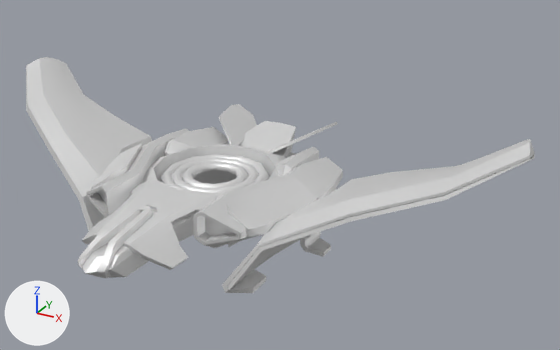
The glTF model glb/legphoenix.glb: old version first, new version second.
The view is the same before and after, from a 50 mm camera at (86.5, -127.3, 80.5) aimed at (13.9, 4.7, 14.5). Lighting does not change. The marker at lower left points along +X, +Y and +Z. The picture after the commit comes second. Both versions are drawn at frame 0 of the action 'ActivateClose'; the numbers are the values there.

In view in the first picture: 'base', 'ring1', 'ring2', 'ring3', 'wingbl', 'wingbr', 'wingl', 'wingr'.
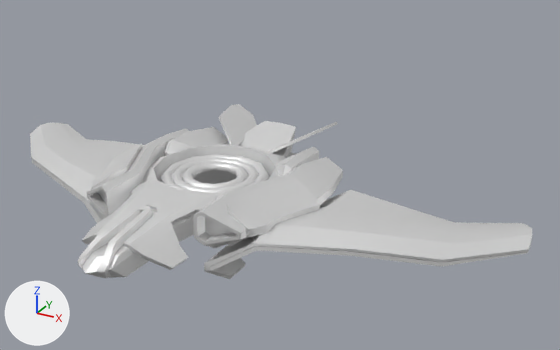
Where the change shows, as pixel boxes [x1, y1, x2, y2] in the pictures (560 x 350 px):
'wingl', turned: before [222, 139, 535, 293]; after [204, 190, 532, 279]
'wingr', turned: before [26, 57, 152, 228]; after [30, 123, 143, 222]
'wingbl', turned (mostly hidden): before [227, 152, 535, 289]; after [209, 222, 528, 271]
'wingbr', turned (mostly hidden): before [26, 72, 91, 231]; after [32, 138, 99, 223]

The change, as a diff of the scene's bpy script:
```diff
--- a/glb/legphoenix.glb.py
+++ b/glb/legphoenix.glb.py
@@ ob_wingl @@
 ob_wingl.location = (21.12, -11.34, 12.06)
+ob_wingl.rotation_euler = (0.0, 0.436, 0.0)  # degrees (0, 25, 0)
@@ ob_wingr @@
 ob_wingr.location = (-21.12, -11.34, 12.06)
+ob_wingr.rotation_euler = (0.0, -0.436, 0.0)  # degrees (0, -25, 0)
```
